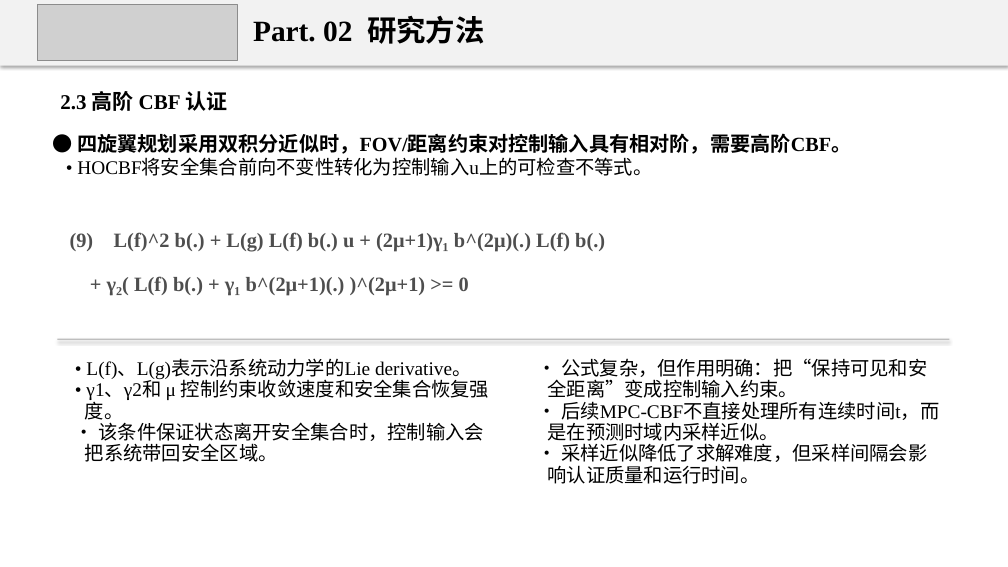
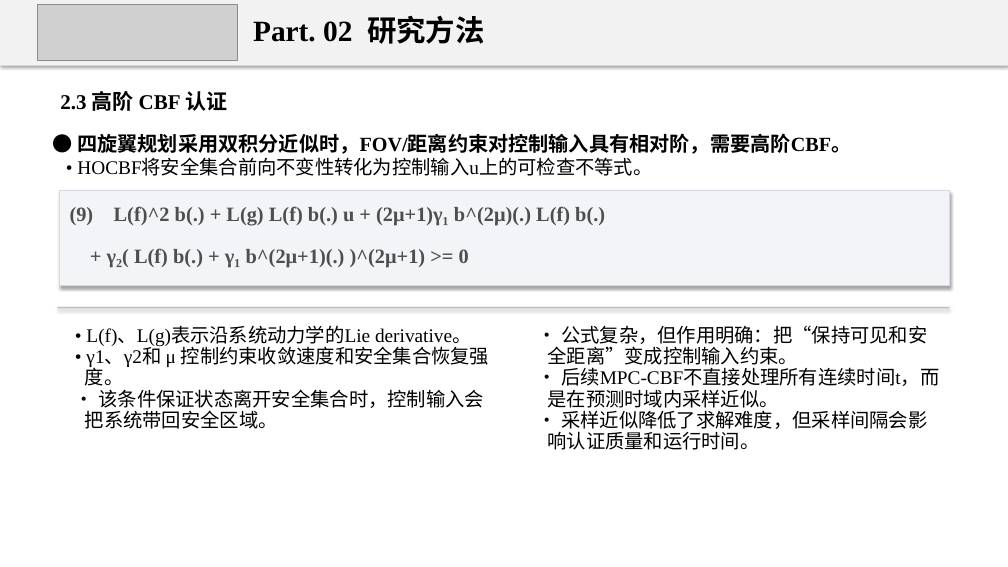
Before and after one commit to 18-cuixu/paper2ppt, a slide deck: slide 6 of skills/uav-paper-report/assets/examples/uav-fov-cbf-regression-report.pptx. Drawn at 1008x567 pixels with LibreOffice and Linux fonts; fonts in the diff are those of the drawing; grey boxes stand for pictures. Boxes give left, top, right and bottom in pixels: in the first picture for what was removed or moved away, otherwise in the second. Text is boxed around its words. In the diff, an @@ line names an element or a change of style, - is before the commit and + after.

```diff
--- a/skills/uav-paper-report/assets/examples/uav-fov-cbf-regression-report.pptx
+++ b/skills/uav-paper-report/assets/examples/uav-fov-cbf-regression-report.pptx
@@ rectangle added at bbox=[59, 191, 950, 286], fill #F2F4F7, outline #D6DAE0 0.7 pt @@
@@ text "(9) L(f)^2 b(.) + L(g) ...": place and size @@
-text "(9) L(f)^2 b(.) + L(g) ..." at bbox=[70, 232, 605, 252]
+text "(9) L(f)^2 b(.) + L(g) ..." at bbox=[70, 206, 605, 226]
@@ text "+ γ₂( L(f) b(.) + ...": place and size @@
-text "+ γ₂( L(f) b(.) + ..." at bbox=[107, 276, 469, 296]
+text "+ γ₂( L(f) b(.) + ..." at bbox=[107, 248, 469, 268]
@@ text "• L(f)、L(g)表示沿系统动力学的Lie derivative。": place and size @@
-text "• L(f)、L(g)表示沿系统动力学的Lie derivative。" at bbox=[85, 360, 489, 462]
+text "• L(f)、L(g)表示沿系统动力学的Lie derivative。" at bbox=[85, 327, 489, 429]
@@ rectangle: place and size @@
-rectangle at bbox=[57, 339, 950, 340]
+rectangle at bbox=[57, 307, 950, 309]
@@ text "• 公式复杂，但作用明确：把“保持可见和安全距离”变成控制输入约束。": place and size @@
-text "• 公式复杂，但作用明确：把“保持可见和安全距离”变成控制输入约束。" at bbox=[548, 358, 939, 484]
+text "• 公式复杂，但作用明确：把“保持可见和安全距离”变成控制输入约束。" at bbox=[548, 325, 939, 450]
```
Also in this commit, not shown: 16 other files.
